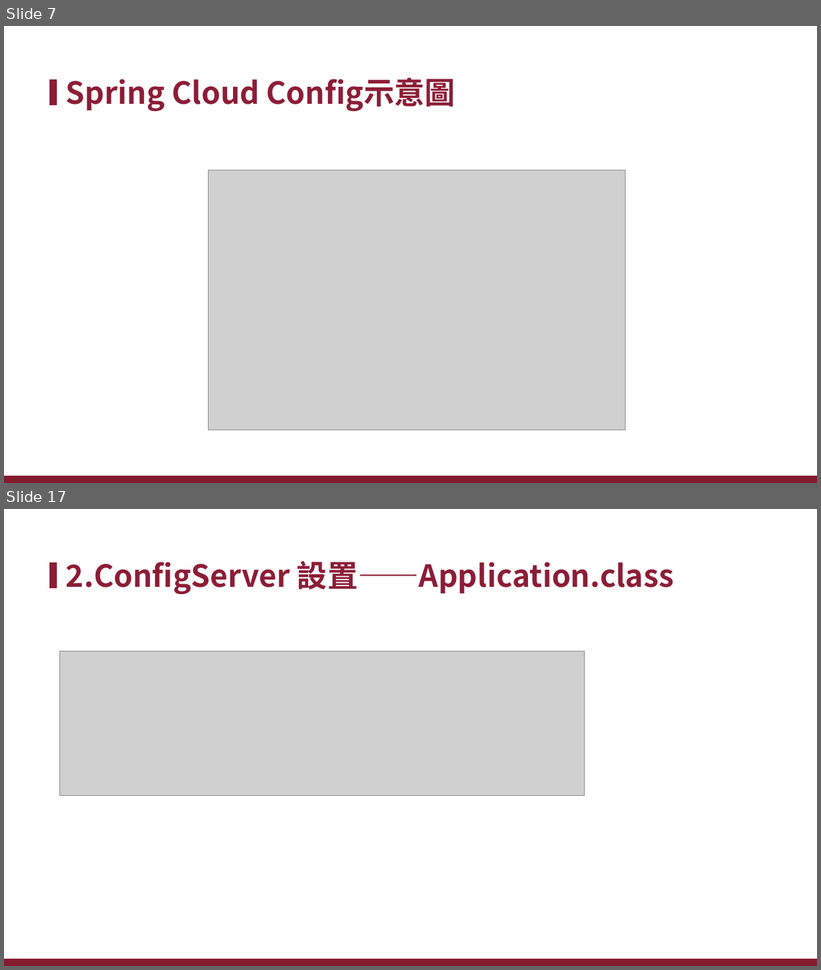
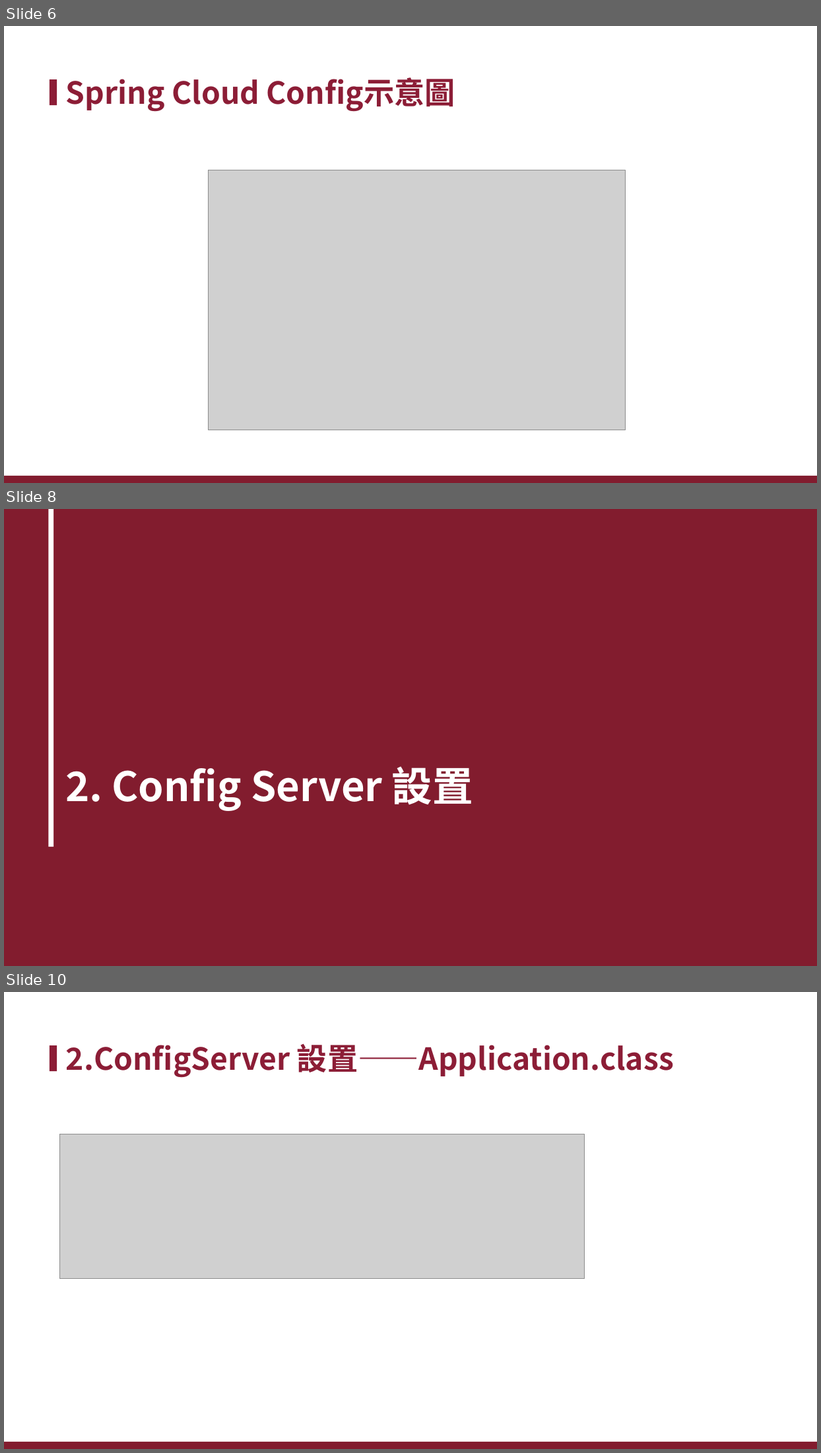
Before and after one commit to xiauchen/7__2020_3_10_PTT, a slide deck: Config.pptx. Shown one above the other, each under a label of ours: slides 7 and 17 before the commit, slides 6, 8 and 10 after it; the slides between them are not shown. The pictures are 821x970 and 821x1453 pixels, drawn with LibreOffice and Linux fonts; fonts in the diff are those of the drawing; grey boxes stand for pictures; background and template pictures are left out. Boxes give left, top, right and bottom in pixels: in the first picture for what was removed or moved away, otherwise in the second. Text is boxed around its words. In the diff, an @@ line names an element or a change of style, - is before the commit and + after.

```diff
--- a/Config.pptx
+++ b/Config.pptx
@@ slide 8 added at [4, 509, 817, 966], background #FFFFFF @@
@@ rectangle added at [4, 509, 817, 966], fill #821C2E @@
@@ rectangle added at [48, 509, 54, 847], fill #FFFFFF @@
@@ text added at [65, 766, 473, 811], 48 pt, text #FFFFFF, bold @@
+2. Config Server 設置
@@ what was slide 7 is now slide 6 @@
@@ what was slide 17 is now slide 10 @@
```
Also in this commit, not shown: 11 slides changed, 1 other slide added, 1 slide removed, 3 other files.
